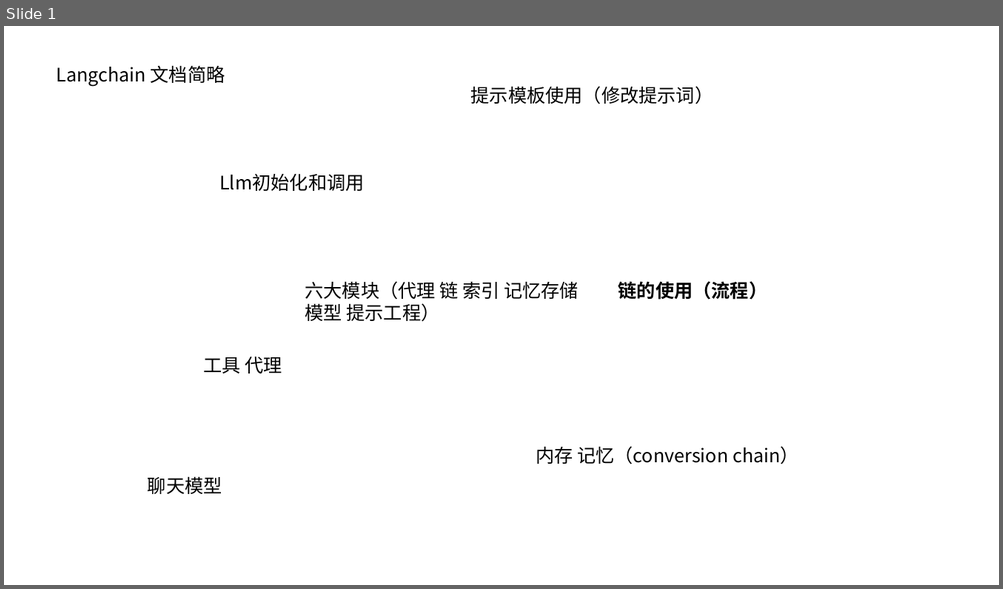
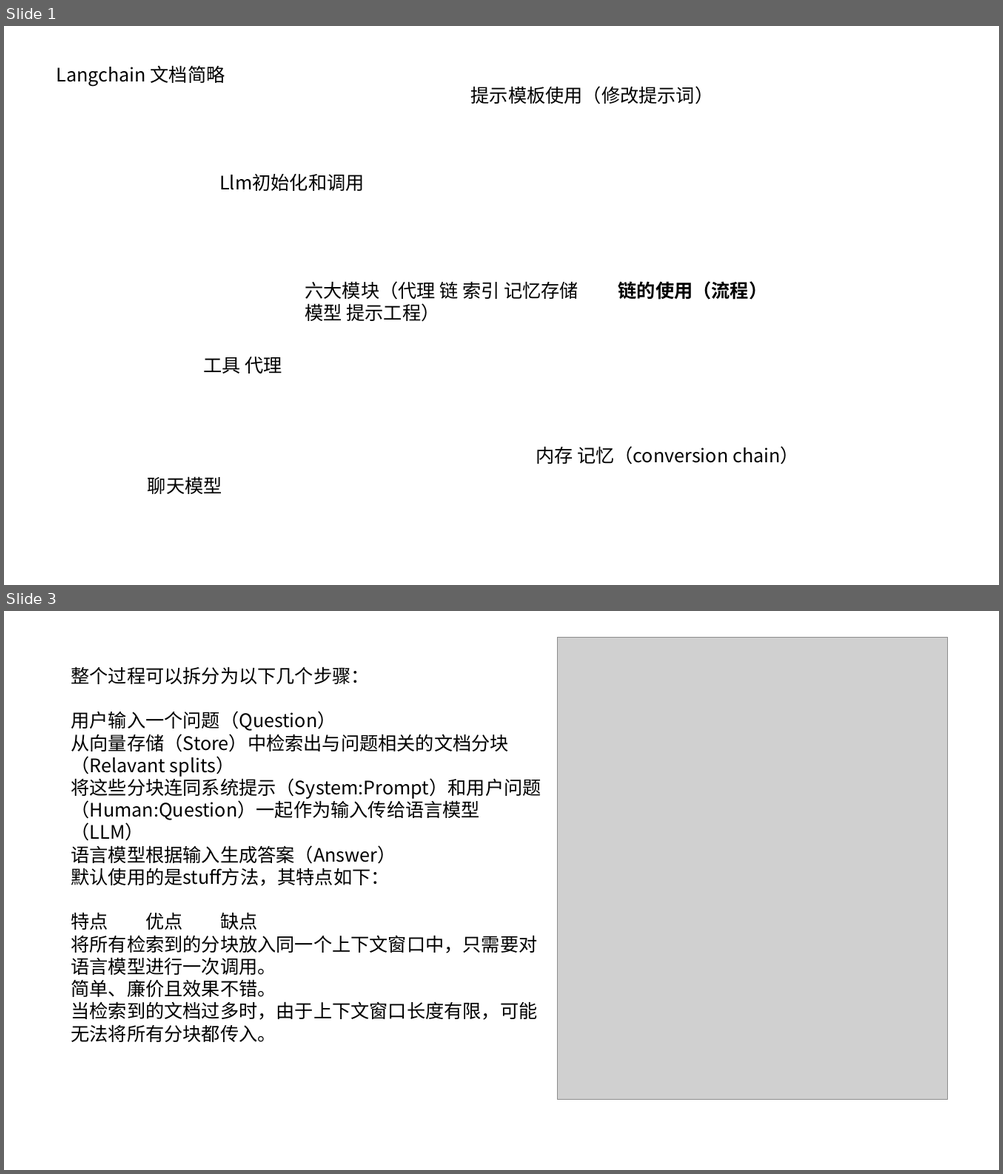
Before and after one commit to Sikongqian/LargeLanguageModel_Practice, a slide deck: LangChain.pptx. Shown one above the other, each under a label of ours: slide 1 before the commit, slides 1 and 3 after it; the slides between them are not shown. The pictures are 1003x589 and 1003x1174 pixels, drawn with LibreOffice and Linux fonts; fonts in the diff are those of the drawing; grey boxes stand for pictures. Boxes give left, top, right and bottom in pixels: in the first picture for what was removed or moved away, otherwise in the second. Text is boxed around its words. In the diff, an @@ line names an element or a change of style, - is before the commit and + after.

```diff
--- a/LangChain.pptx
+++ b/LangChain.pptx
@@ slide 3 added at (4, 611, 999, 1170), background #FFFFFF @@
@@ picture added at (558, 637, 948, 1099) @@
@@ text added at (71, 667, 541, 1042), 18 pt, text #000000 @@
+整个过程可以拆分为以下几个步骤：
+用户输入一个问题（Question）
+从向量存储（Store）中检索出与问题相关的文档分块（Relavant splits）
+将这些分块连同系统提示（System:Prompt）和用户问题（Human:Question）一起作为输入传给语言模型（LLM）
+语言模型根据输入生成答案（Answer）
+默认使用的是stuff方法，其特点如下：
+特点 优点 缺点
+将所有检索到的分块放入同一个上下文窗口中，只需要对语言模型进行一次调用。
+简单、廉价且效果不错。
+当检索到的文档过多时，由于上下文窗口长度有限，可能无法将所有分块都传入。
```
Also in this commit, not shown: 5 other slides added, 2 other files.
